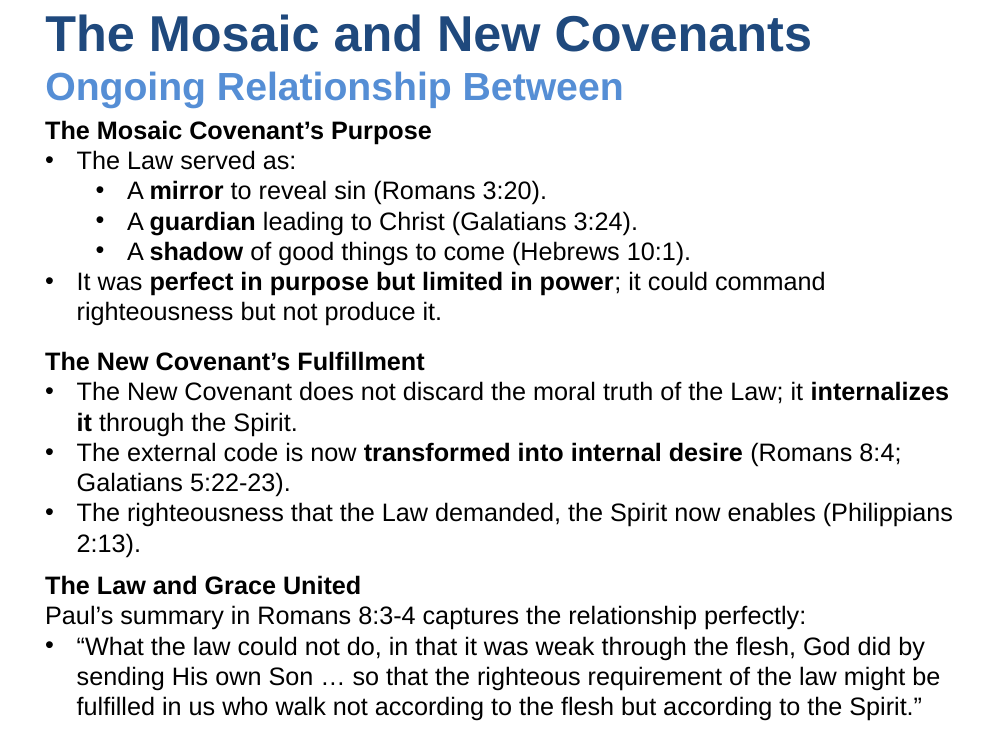
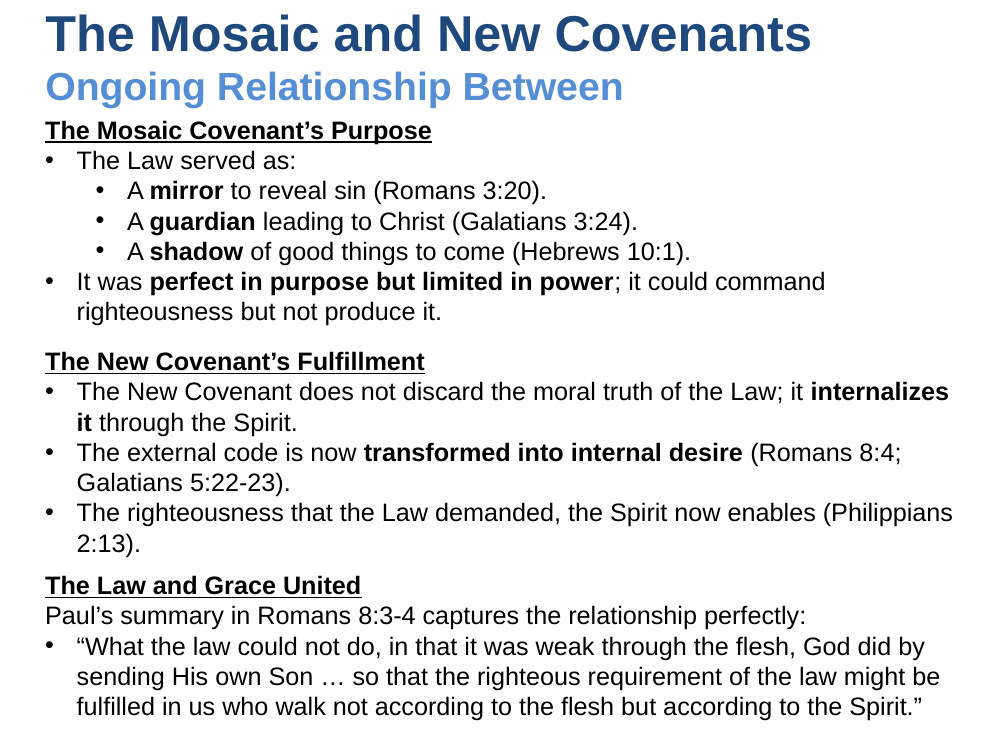
Before and after one commit to UsefulEngines/EvangelismPublic, a slide deck: slide 11 of 2025-Q4/Promises3/2025-10-19-Promises3.pptx (slide 12 before the commit). Drawn at 1008x756 pixels with LibreOffice and Linux fonts; fonts in the diff are those of the drawing. Boxes give left, top, right and bottom in pixels: in the first picture for what was removed or moved away, otherwise in the second. Text is boxed around its words. In the diff, an @@ line names an element or a change of style, - is before the commit and + after.

```diff
--- a/2025-Q4/Promises3/2025-10-19-Promises3.pptx
+++ b/2025-Q4/Promises3/2025-10-19-Promises3.pptx
@@ text at bbox=[45, 120, 432, 145]: underline on in "The Mosaic Covenant’s Purpose" @@
@@ text at bbox=[45, 351, 424, 374]: underline on in "The New Covenant’s Fulfillment" @@
@@ text at bbox=[45, 575, 361, 598]: underline on in "The Law and Grace United" @@
```
Also in this commit, not shown: 4 other slides changed, 1 slide removed, 2 other files.
